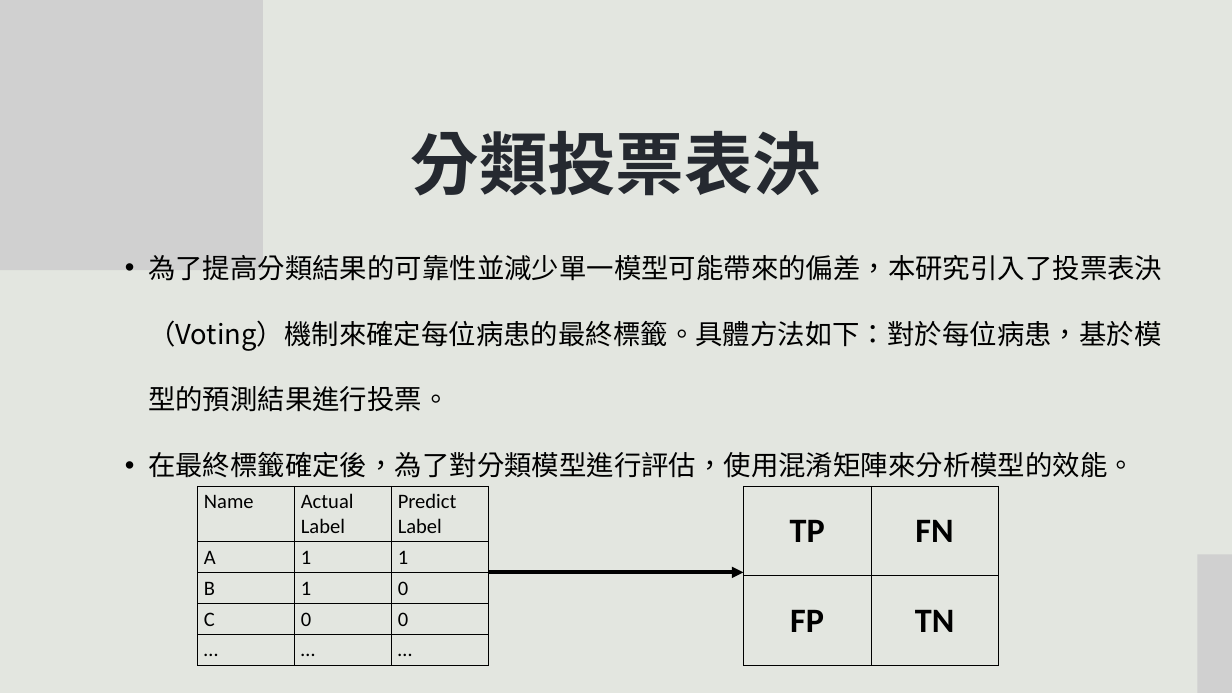
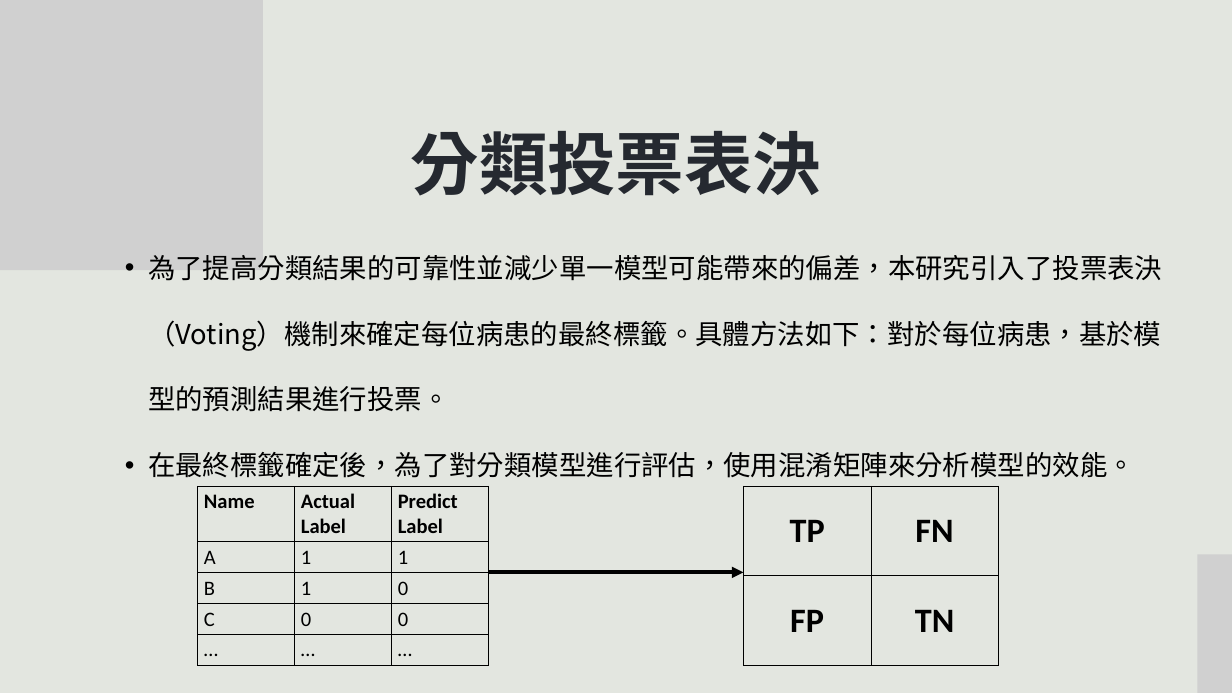
Before and after one commit to m11217045/PPG, a slide deck: slide 37 of 碩論/Ivory Black Simple Geometric Research Project Presentation.pptx (slide 34 before the commit). Drawn at 1232x693 pixels with LibreOffice and Linux fonts; fonts in the diff are those of the drawing; grey boxes stand for pictures. Boxes give left, top, right and bottom in pixels: in the first picture for what was removed or moved away, otherwise in the second. Text is boxed around its words. In the diff, an @@ line names an element or a change of style, - is before the commit and + after.

```diff
--- a/碩論/Ivory Black Simple Geometric Research Project Presentation.pptx
+++ b/碩論/Ivory Black Simple Geometric Research Project Presentation.pptx
@@ table at (198, 486, 488, 665) @@
@@ bold on in "Name", "Actual Label", "Predict Label" @@
```
Also in this commit, not shown: 5 other slides changed, 4 slides added, 1 slide removed, 1 other file.
